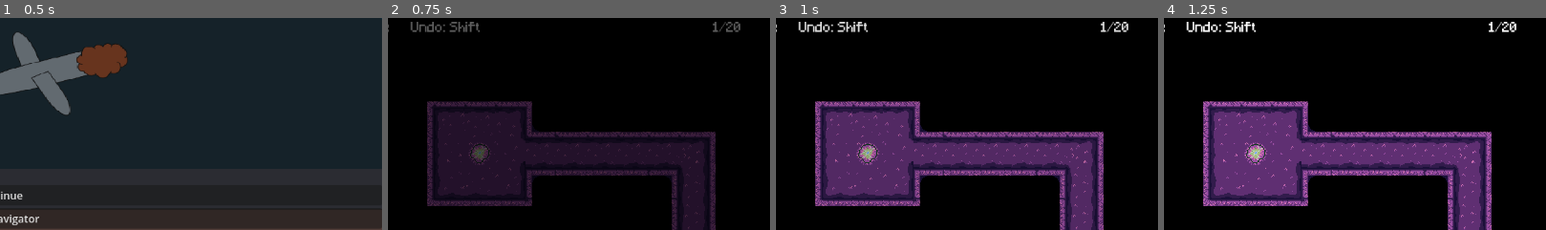
Above: before the commit, frames 1-4 (left to right).
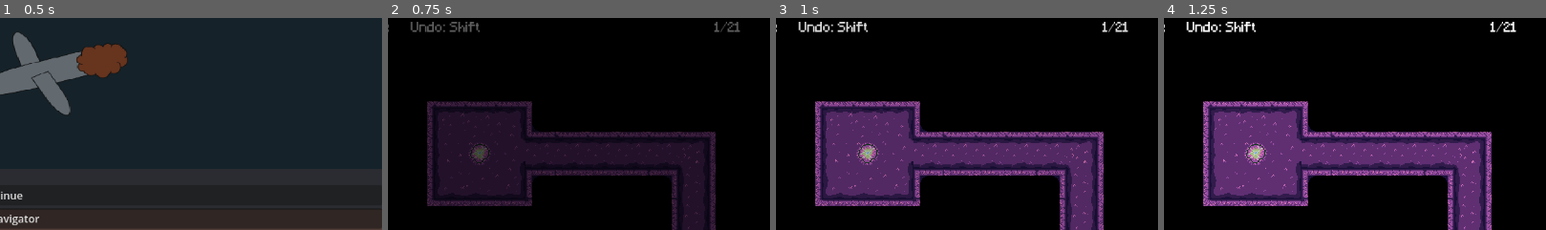
Above: after the commit, the same moments.

Repository: whitsettbe/kcol-f26-gamedevproj-cb
Game: Godot game, scene res://UI/scenes/main_menu.tscn
The game is run twice, just before and just after one commit, with the same random seed, the same clock (stepped at 60 frames per second) and the same inputs.
Inputs:
- Up to frame 1 (0.5 s): no input
- Up to frame 2 (0.75 s): click "Continue" at 0.5 s
- Up to frame 3 (1 s): no input
- Up to frame 4 (1.25 s): no input
The pictures show only the part of the screen within x 50-100%, y 0-50%; the shares and areas given below are measured in that part.

Frame 1 is identical in both runs. In frame 2, 0.2% of the frame differs, in the area x 85-93%, y 1-7%; in frame 3, 0.2%; in frame 4, 0.2%.

Commit message:
Add 25 - Back to the Start to the Bog

Diff:
--- a/TornAsunder/levels/pj_back_to_the_start.tscn
+++ b/TornAsunder/levels/Bog/25 - Back to the Start.tscn
@@ -1,101 +1,103 @@
 [gd_scene format=4 uid="uid://cxaiyym73nk2u"]
 
-[ext_resource type="Script" uid="uid://d2sii1nleum0m" path="res://levels/level_block_manager.gd" id="1_3dsdf"]
-[ext_resource type="TileSet" uid="uid://cog8fixeioj4v" path="res://all_tiles.tres" id="1_dkwxx"]
-[ext_resource type="PackedScene" uid="uid://cuba4r5drblv1" path="res://level_components/scenes/portal_in.tscn" id="3_kwvxx"]
-[ext_resource type="PackedScene" uid="uid://bmgltflbc15gb" path="res://level_components/scenes/block.tscn" id="4_15uq3"]
-[ext_resource type="PackedScene" uid="uid://docdtip3clf4" path="res://level_components/scenes/portal_out.tscn" id="4_nt0vj"]
-[ext_resource type="Script" uid="uid://dhm1jiir4y22f" path="res://level_components/scripts/player.gd" id="5_kwvxx"]
-[ext_resource type="Script" uid="uid://cql1obqj20n4f" path="res://level_components/scripts/entangled.gd" id="7_g4qwi"]
+[ext_resource type="Script" uid="uid://d2sii1nleum0m" path="res://levels/level_block_manager.gd" id="1_xynme"]
+[ext_resource type="TileSet" uid="uid://hugiu72j6udd" path="res://sprites/bog_tiles.tres" id="2_xynme"]
+[ext_resource type="PackedScene" uid="uid://cuba4r5drblv1" path="res://level_components/scenes/portal_in.tscn" id="3_l8d16"]
+[ext_resource type="PackedScene" uid="uid://docdtip3clf4" path="res://level_components/scenes/portal_out.tscn" id="4_ajsm1"]
+[ext_resource type="PackedScene" uid="uid://bmgltflbc15gb" path="res://level_components/scenes/block.tscn" id="5_8jrjo"]
+[ext_resource type="Script" uid="uid://dhm1jiir4y22f" path="res://level_components/scripts/player.gd" id="6_w54w4"]
+[ext_resource type="Script" uid="uid://cql1obqj20n4f" path="res://level_components/scripts/entangled.gd" id="7_qry7k"]
 
 [node name="PjBackToTheStart" type="Node2D" unique_id=618452502]
-script = ExtResource("1_3dsdf")
+script = ExtResource("1_xynme")
+layer = 2
+is_final = false
 
 [node name="Floor" type="TileMapLayer" parent="." unique_id=1618678142]
 tile_map_data = PackedByteArray("AAACAAkAAAACAAYAAAADAAIAAAACAAYAAAADAAkAAAABAAcAAAAEAAIAAAABAAcAAAAEAAkAAAAFAAYAAAAEAA …(1488 unchanged characters)…
-tile_set = ExtResource("1_dkwxx")
+tile_set = ExtResource("2_xynme")
 
-[node name="EXIT_L" parent="." unique_id=756625967 instance=ExtResource("3_kwvxx")]
+[node name="EXIT_L" parent="." unique_id=756625967 instance=ExtResource("3_l8d16")]
 position = Vector2(112, 48)
 is_exit = true
 
-[node name="EXIT_R" parent="." unique_id=625930087 instance=ExtResource("3_kwvxx")]
+[node name="EXIT_R" parent="." unique_id=625930087 instance=ExtResource("3_l8d16")]
 position = Vector2(624, 48)
 is_exit = true
 
-[node name="PortalIn_left" parent="." unique_id=2075559468 node_paths=PackedStringArray("target") instance=ExtResource("3_kwvxx")]
+[node name="PortalIn_left" parent="." unique_id=2075559468 node_paths=PackedStringArray("target") instance=ExtResource("3_l8d16")]
 position = Vector2(240, 112)
 target = NodePath("../PortalOut_left")
 
-[node name="PortalIn_right" parent="." unique_id=1369425117 node_paths=PackedStringArray("target") instance=ExtResource("3_kwvxx")]
+[node name="PortalIn_right" parent="." unique_id=1369425117 node_paths=PackedStringArray("target") instance=ExtResource("3_l8d16")]
 position = Vector2(496, 112)
 target = NodePath("../PortalOut_right")
 
-[node name="PortalOut_left" parent="." unique_id=20745320 instance=ExtResource("4_nt0vj")]
+[node name="PortalOut_left" parent="." unique_id=20745320 instance=ExtResource("4_ajsm1")]
 position = Vector2(208, 368)
 
-[node name="PortalOut_right" parent="." unique_id=1124647234 instance=ExtResource("4_nt0vj")]
+[node name="PortalOut_right" parent="." unique_id=1124647234 instance=ExtResource("4_ajsm1")]
 position = Vector2(528, 368)
 
 [node name="FloorOverlays" type="TileMapLayer" parent="." unique_id=1371645484]
 tile_map_data = PackedByteArray("AAD/////AAAEAA0AAAD//wAAAAAGAAsAAAD//wEAAAAGAAsAAAD//wIAAAAGAAsAAAD//wMAAAAGAAsAAAD//w …(4432 unchanged characters)…
-tile_set = ExtResource("1_dkwxx")
+tile_set = ExtResource("2_xynme")
 
 [node name="FalseOverlays" type="TileMapLayer" parent="." unique_id=1470796601]
-tile_set = ExtResource("1_dkwxx")
+tile_set = ExtResource("2_xynme")
 
-[node name="Leonard" parent="." unique_id=1094868734 instance=ExtResource("4_15uq3")]
+[node name="Leonard" parent="." unique_id=1094868734 instance=ExtResource("5_8jrjo")]
 position = Vector2(240, 368)
-script = ExtResource("5_kwvxx")
+script = ExtResource("6_w54w4")
 side = 0
 blockType = 1
 blockColor = 1
 
-[node name="Roy" parent="." unique_id=1902531403 instance=ExtResource("4_15uq3")]
+[node name="Roy" parent="." unique_id=1902531403 instance=ExtResource("5_8jrjo")]
 position = Vector2(496, 368)
-script = ExtResource("5_kwvxx")
+script = ExtResource("6_w54w4")
 side = 1
 blockType = 1
 blockColor = 2
 
-[node name="Block_blue_left" parent="." unique_id=422655848 instance=ExtResource("4_15uq3")]
+[node name="Block_blue_left" parent="." unique_id=422655848 instance=ExtResource("5_8jrjo")]
 position = Vector2(112, 80)
 blockColor = 1
 
-[node name="Block_blue_right" parent="." unique_id=1694234425 instance=ExtResource("4_15uq3")]
+[node name="Block_blue_right" parent="." unique_id=1694234425 instance=ExtResource("5_8jrjo")]
 position = Vector2(656, 304)
 blockColor = 1
 
-[node name="Block_red_left" parent="." unique_id=1367119563 instance=ExtResource("4_15uq3")]
+[node name="Block_red_left" parent="." unique_id=1367119563 instance=ExtResource("5_8jrjo")]
 position = Vector2(624, 80)
 blockColor = 2
 
-[node name="Block_red_right" parent="." unique_id=1484500850 instance=ExtResource("4_15uq3")]
+[node name="Block_red_right" parent="." unique_id=1484500850 instance=ExtResource("5_8jrjo")]
 position = Vector2(80, 304)
 blockColor = 2
 
-[node name="EBlock_right_roll" parent="." unique_id=1611620582 node_paths=PackedStringArray("partner") instance=ExtResource("4_15uq3")]
+[node name="EBlock_right_roll" parent="." unique_id=1611620582 node_paths=PackedStringArray("partner") instance=ExtResource("5_8jrjo")]
 position = Vector2(560, 208)
-script = ExtResource("7_g4qwi")
+script = ExtResource("7_qry7k")
 partner = NodePath("../EBlock_left_roll")
 blockType = 2
 rolling = true
 
-[node name="EBlock_left_roll" parent="." unique_id=1729591116 node_paths=PackedStringArray("partner") instance=ExtResource("4_15uq3")]
+[node name="EBlock_left_roll" parent="." unique_id=1729591116 node_paths=PackedStringArray("partner") instance=ExtResource("5_8jrjo")]
 position = Vector2(176, 208)
-script = ExtResource("7_g4qwi")
+script = ExtResource("7_qry7k")
 partner = NodePath("../EBlock_right_roll")
 blockType = 2
 rolling = true
 
-[node name="EBlock_left" parent="." unique_id=1373533627 node_paths=PackedStringArray("partner") instance=ExtResource("4_15uq3")]
+[node name="EBlock_left" parent="." unique_id=1373533627 node_paths=PackedStringArray("partner") instance=ExtResource("5_8jrjo")]
 position = Vector2(144, 336)
-script = ExtResource("7_g4qwi")
+script = ExtResource("7_qry7k")
 partner = NodePath("../EBlock_right")
 blockType = 2
 
-[node name="EBlock_right" parent="." unique_id=1016736978 node_paths=PackedStringArray("partner") instance=ExtResource("4_15uq3")]
+[node name="EBlock_right" parent="." unique_id=1016736978 node_paths=PackedStringArray("partner") instance=ExtResource("5_8jrjo")]
 position = Vector2(528, 336)
-script = ExtResource("7_g4qwi")
+script = ExtResource("7_qry7k")
 partner = NodePath("../EBlock_left")
 blockType = 2
--- a/TornAsunder/scripts/Globals.gd
+++ b/TornAsunder/scripts/Globals.gd
@@ -19,6 +19,7 @@
 	"res://levels/Bog/21 - Rolling.tscn",
 	"res://levels/Bog/23 - A Fresh Coat.tscn",
 	"res://levels/Bog/24 - Listening to Paint Dry.tscn",
+	"res://levels/Bog/25 - Back to the Start.tscn",
 	"res://levels/Bog/26 - Speedy Delivery.tscn",
 	"res://levels/Bog/27 - Not-So-Speedy Delivery.tscn",
 	"res://levels/Bog/28 - Acupuncture.tscn",
